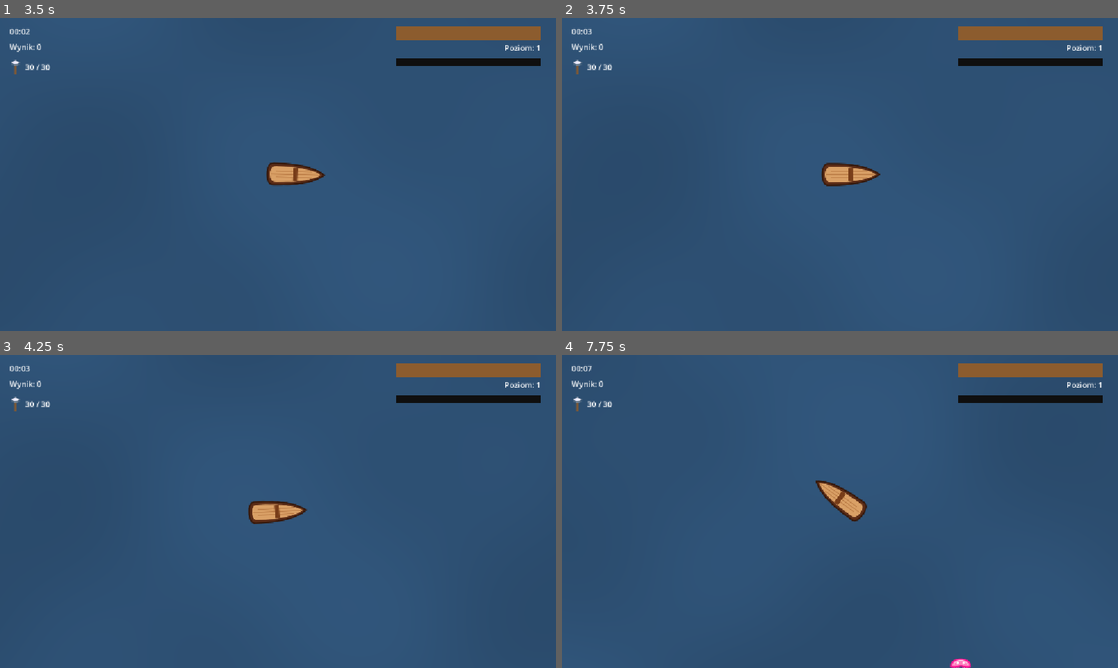
Above: before the commit, frames 1-4 (two rows, left to right).
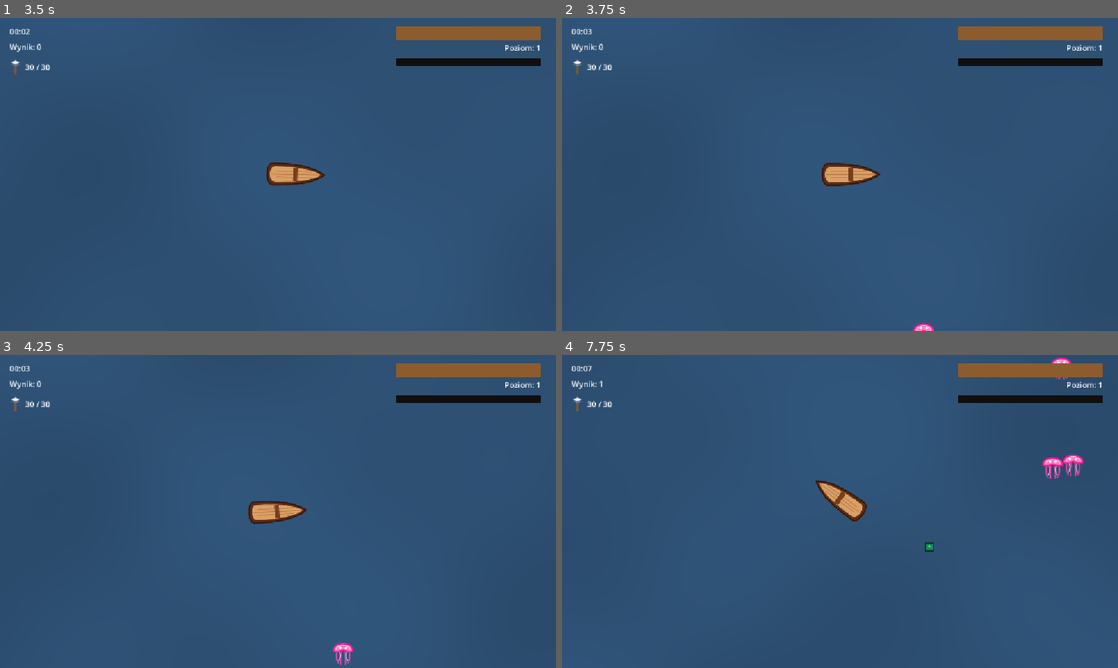
Above: after the commit, the same moments.

Repository: stap1/SCIM
Game: Godot game, scene res://scenes/MainMenu.tscn
Same seed, same stepped clock (60 frames per second), same inputs: the game is played once before the commit and once after it. The engine's default icon, where the game draws it, is replaced by a stand-in: a white triangle on a blue panel in a dark square.
Inputs (mouse positions are in pixels of both pictures, inside the frame that each line leads up to):
- Up to frame 1 (3.5 s): click "Start" at 0.5 s; tap Enter at 1.25 s; move the mouse to (400, 158) at 1.27 s; hold D (move_right) 1.28-2 s; hold Shift 1.28-2 s; click (400, 158) at 1.42 s; drag from (166, 190) to (294, 174) at 2.02 s; move the mouse to (333, 105) at 2.77 s; hold D (move_right) from 2.78 s (still down); tap Ctrl at 2.85 s
- Up to frame 2 (3.75 s): release D (move_right) at 3.5 s; drag from (812, 237) to (673, 127) at 3.52 s
- Up to frame 3 (4.25 s): no input
- Up to frame 4 (7.75 s): move the mouse to (1006, 558) at 4.27 s; hold A (move_left) 4.28-5 s; tap Alt at 4.35 s; drag from (673, 464) to (823, 511) at 5.02 s; move the mouse to (867, 511) at 5.77 s; hold S (move_down) 5.78-6.5 s; hold Shift 5.78-6.5 s; click (867, 511) at 5.92 s; drag from (756, 433) to (728, 527) at 6.52 s; move the mouse to (962, 495) at 7.27 s; hold W (move_up) from 7.28 s (still down); tap Ctrl at 7.35 s

Frame 1 is identical in both runs. In frame 2, less than 0.1% of the frame differs, in the area x 63-67%, y 97-100%; in frame 3, 0.2%; in frame 4, 0.6%, in the area x 6-94%, y 0-100%.

Commit message:
balans: karencja startowa spawnera 5 s -> 2 s
GameConfig.SPAWN_GRACE_SECONDS 5.0 -> 2.0 (krotszy onboarding). Testy
test_spawn_grace.gd przepiete na 2 s (pure boundary, domyslna wartosc,
brak spawnu w karencji przy t=1 s).

Co-Authored-By: Claude Opus 4.8 <noreply@anthropic.com>

Diff:
--- a/scripts/globals/game_config.gd
+++ b/scripts/globals/game_config.gd
@@ -48,7 +48,7 @@
 const ENEMY_MAX_COUNT: int = 30
 # Karencja startowa: przez tyle sekund od startu sesji spawner nie wypuszcza
 # zwyklych wrogow (onboarding - gracz zdazy sie rozejrzec; fix obrazen na starcie).
-const SPAWN_GRACE_SECONDS: float = 5.0
+const SPAWN_GRACE_SECONDS: float = 2.0
 
 # --- Mini-boss (MotorBoat) ---
 const MINIBOSS_HP: float = 300.0
--- a/test/test_spawn_grace.gd
+++ b/test/test_spawn_grace.gd
@@ -9,19 +9,19 @@
 	GameState.reset()
 
 func test_is_in_grace_pure() -> void:
-	assert_true(SpawnerScript.is_in_grace(0.0, 5.0), "t=0 -> w karencji")
-	assert_true(SpawnerScript.is_in_grace(4.9, 5.0), "t<grace -> w karencji")
-	assert_false(SpawnerScript.is_in_grace(5.0, 5.0), "t=grace -> koniec karencji")
-	assert_false(SpawnerScript.is_in_grace(10.0, 5.0), "t>grace -> brak karencji")
+	assert_true(SpawnerScript.is_in_grace(0.0, 2.0), "t=0 -> w karencji")
+	assert_true(SpawnerScript.is_in_grace(1.9, 2.0), "t<grace -> w karencji")
+	assert_false(SpawnerScript.is_in_grace(2.0, 2.0), "t=grace -> koniec karencji")
+	assert_false(SpawnerScript.is_in_grace(10.0, 2.0), "t>grace -> brak karencji")
 
-func test_grace_default_is_five_seconds() -> void:
-	assert_almost_eq(GameConfig.SPAWN_GRACE_SECONDS, 5.0, 0.001, "domyslna karencja 5 s")
+func test_grace_default_is_two_seconds() -> void:
+	assert_almost_eq(GameConfig.SPAWN_GRACE_SECONDS, 2.0, 0.001, "domyslna karencja 2 s")
 
 func test_no_regular_spawn_during_grace() -> void:
 	var spawner = SpawnerScript.new()
 	add_child_autofree(spawner)
 	await wait_physics_frames(1)
-	GameState.time = 2.0 # w karencji
+	GameState.time = 1.0 # w karencji (< 2 s)
 	var before: int = get_tree().get_nodes_in_group("enemies").size()
 	spawner._on_timeout()
 	assert_eq(get_tree().get_nodes_in_group("enemies").size(), before,
